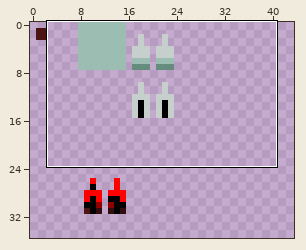
A sprite sheet gets an edit: sprites/spr_spines_tileset/edfb4a30-14fc-408e-8716-15761f76d7bc.png. The picture above shows the old version from afar; the outline marks the close-up.
Close-up. Before:
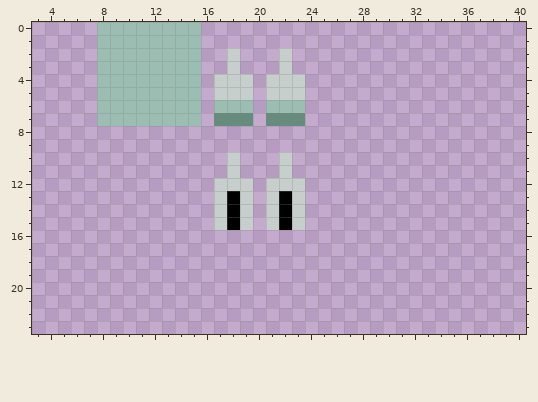
The file is 56x120 pixels. Shown: x 3..40, y 0..23. The wide view leaves out empty margins.
After:
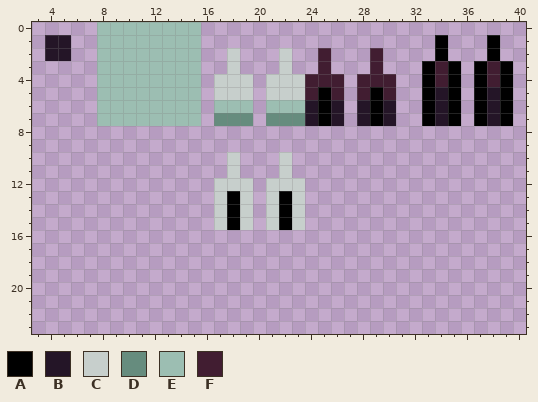
Palette (. is transparent): A #000000  B #241527  C #c7cfcc  D #668c7e  E #9cbeb2  F #411d31
The exact change:
Changed rows in their new state; - is an unchanged pixel.
first column x 4:
 1 BB----------------------------A---A-
 2 BB-------------------F---F----A---A-
 3 ---------------------F---F---AFA-AFA
 4 --------------------FFF-FFF--AFA-AFA
 5 --------------------FAF-FAF--ABA-ABA
 6 --------------------BAB-BAB--ABA-ABA
 7 --------------------BAB-BAB--ABA-ABA
Pixel boxes of the changes (left, top, right, bottom) in both close-ups:
added: (45, 35, 71, 61)
added: (305, 35, 513, 126)
